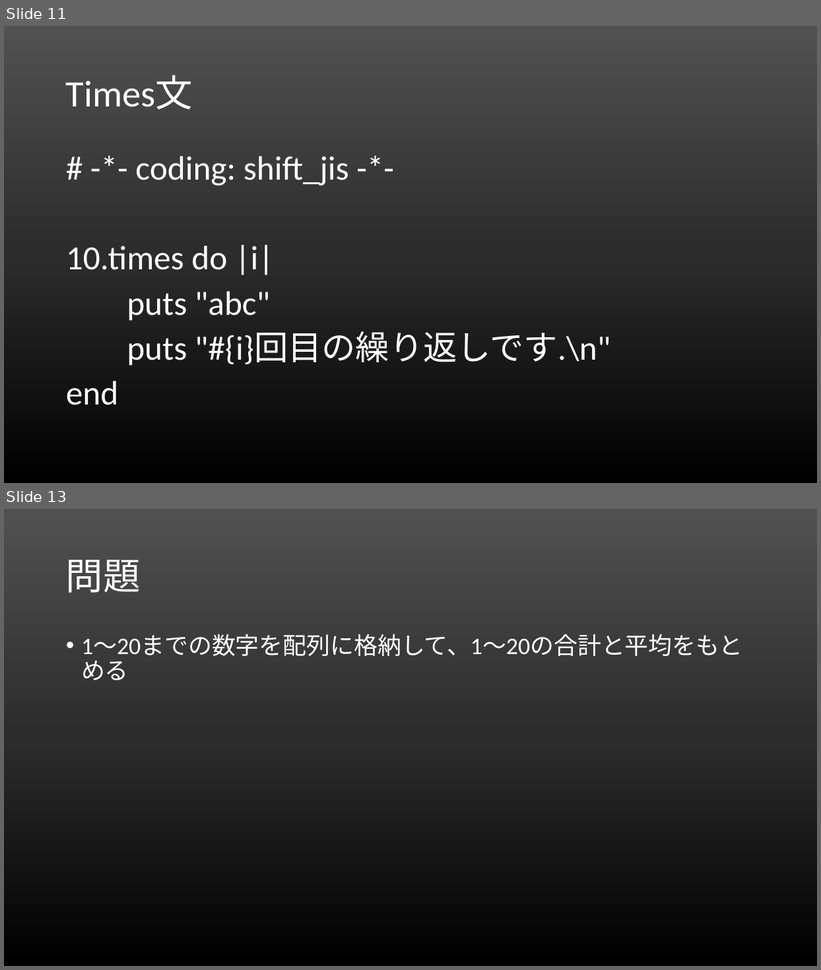
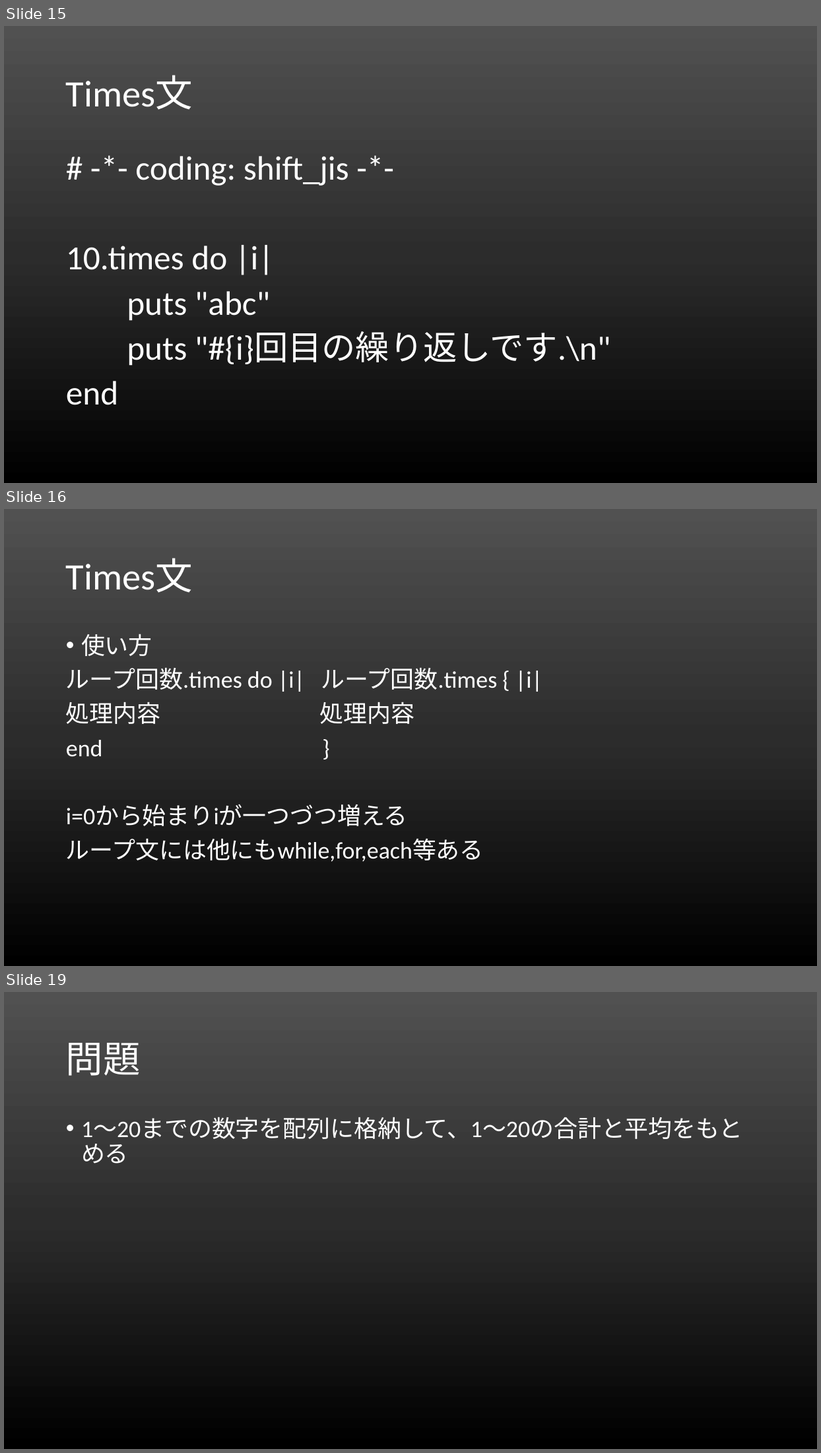
Before and after one commit to rubylecture/Rubylecture, a slide deck: Rubyレクチャー.pptx. Shown one above the other, each under a label of ours: slides 11 and 13 before the commit, slides 15, 16 and 19 after it; the slides between them are not shown. The pictures are 821x970 and 821x1453 pixels, drawn with LibreOffice and Linux fonts; fonts in the diff are those of the drawing. Boxes give left, top, right and bottom in pixels: in the first picture for what was removed or moved away, otherwise in the second. Text is boxed around its words. In the diff, an @@ line names an element or a change of style, - is before the commit and + after.

```diff
--- a/Rubyレクチャー.pptx
+++ b/Rubyレクチャー.pptx
@@ slide 16 added at (4, 509, 817, 966), background gradient #515151 to #2E2E2E to #000000 @@
@@ title added at (66, 558, 193, 593), 44 pt, text #FFFFFF @@
+Times文
@@ text added at (66, 634, 543, 862), 28 pt, text #FFFFFF @@
+• 使い方
+ループ回数.times do |i| ループ回数.times { |i|
+処理内容 処理内容
+end }
+i=0から始まりiが一つづつ増える
+ループ文には他にもwhile,for,each等ある
@@ what was slide 11 is now slide 15 @@
@@ what was slide 13 is now slide 19 @@
```
Also in this commit, not shown: 6 slides changed, 17 other slides added, 5 other files.
